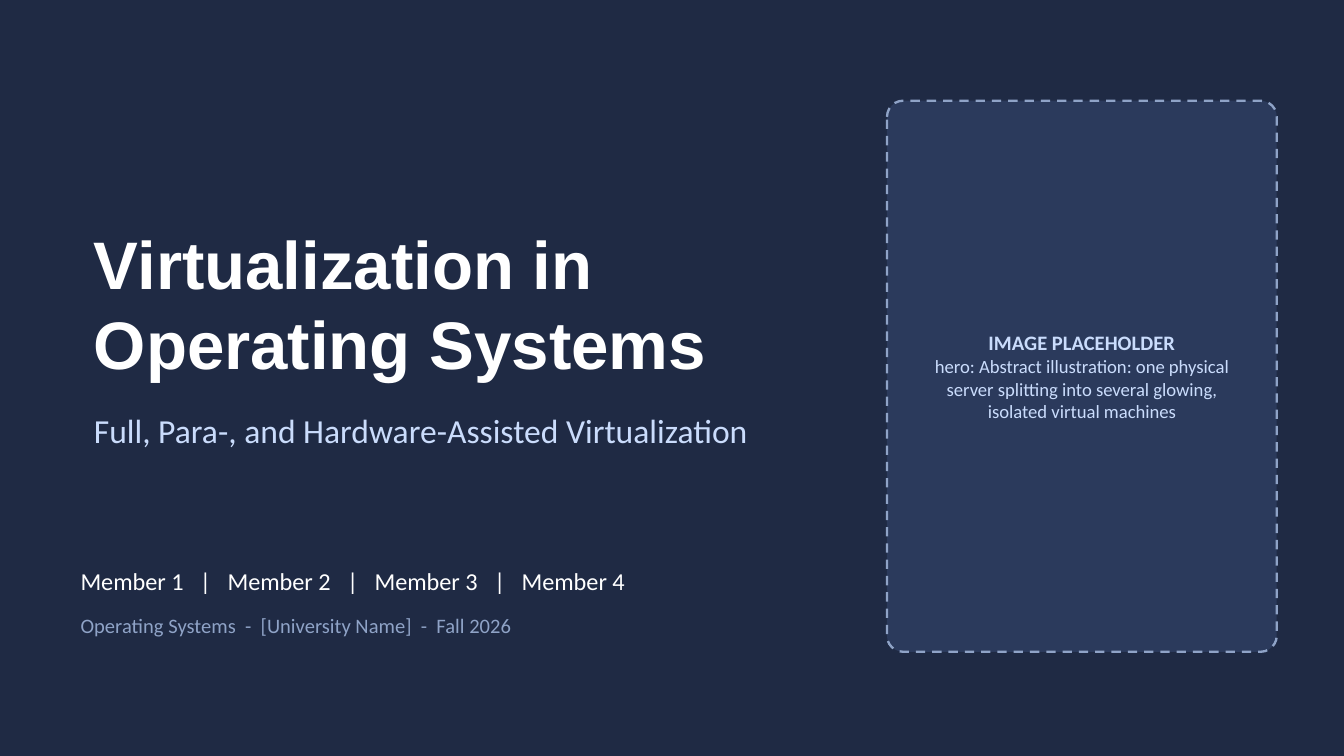
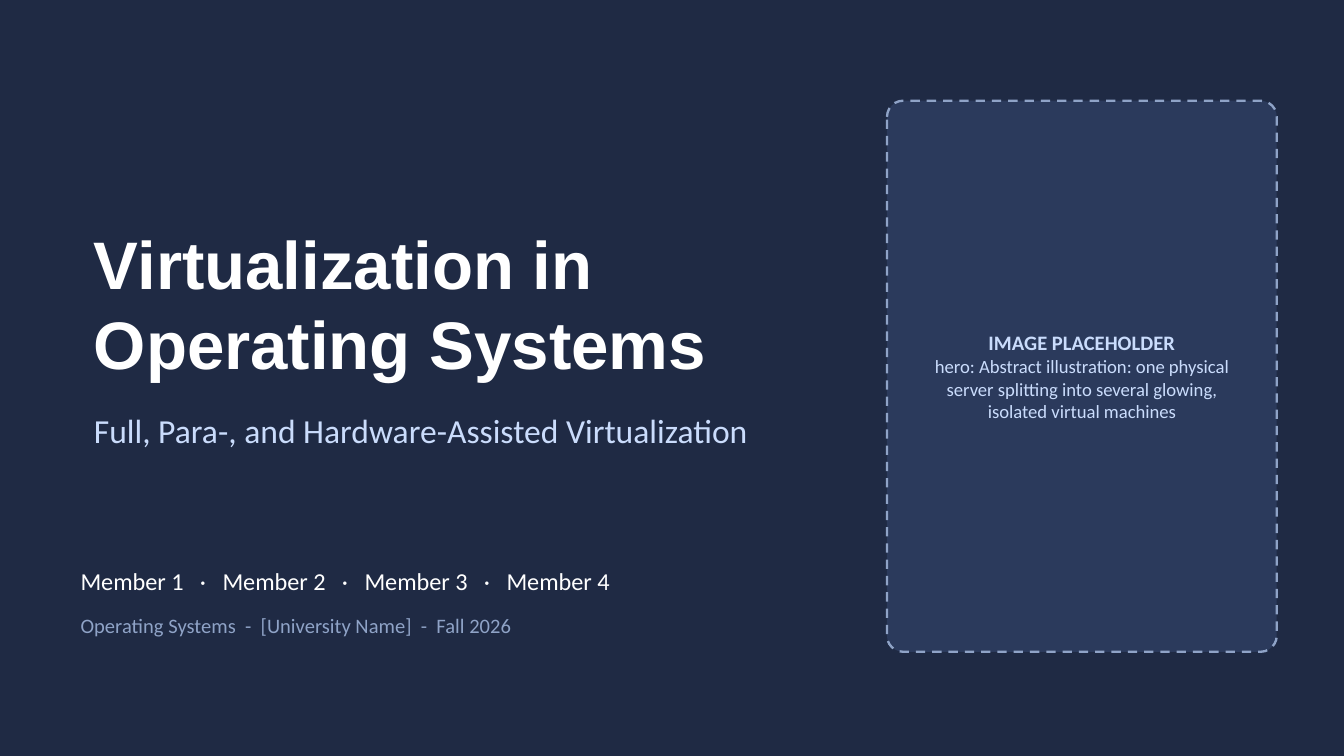
Before and after one commit to aliyassine22/OS-Virtualization, a slide deck: slide 1 of presentation/powerpoint/Virtualization_in_OS.pptx. Drawn at 1344x756 pixels with LibreOffice and Linux fonts; fonts in the diff are those of the drawing. Boxes give left, top, right and bottom in pixels: in the first picture for what was removed or moved away, otherwise in the second. Text is boxed around its words. In the diff, an @@ line names an element or a change of style, - is before the commit and + after.

```diff
--- a/presentation/powerpoint/Virtualization_in_OS.pptx
+++ b/presentation/powerpoint/Virtualization_in_OS.pptx
@@ text at <box>81,573,609,590</box>: text changed @@
-Member 1 | Member 2 | Member 3 | Member 4
+Member 1 · Member 2 · Member 3 · Member 4
```
Also in this commit, not shown: 13 other slides changed, 2 slides added, 16 other files.
